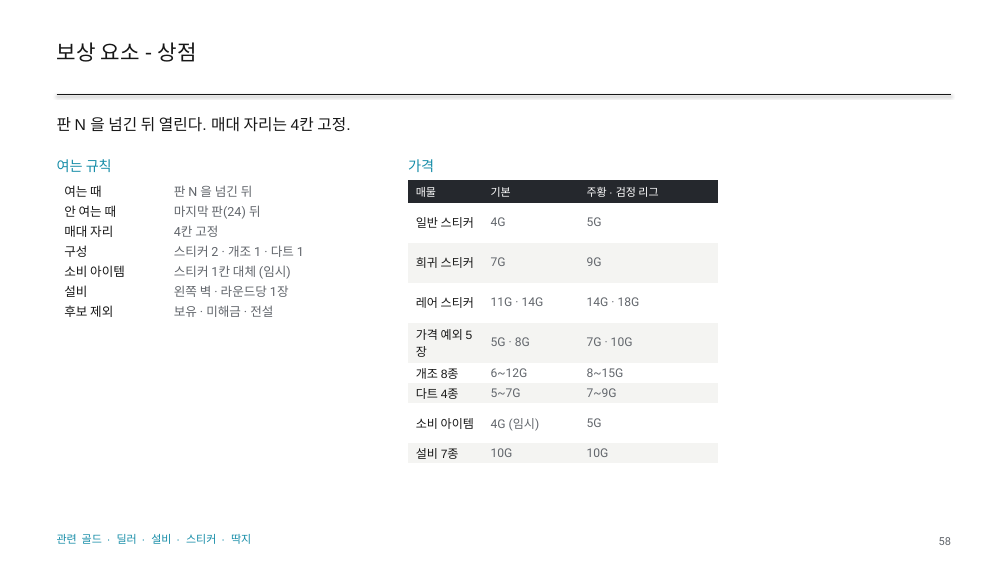
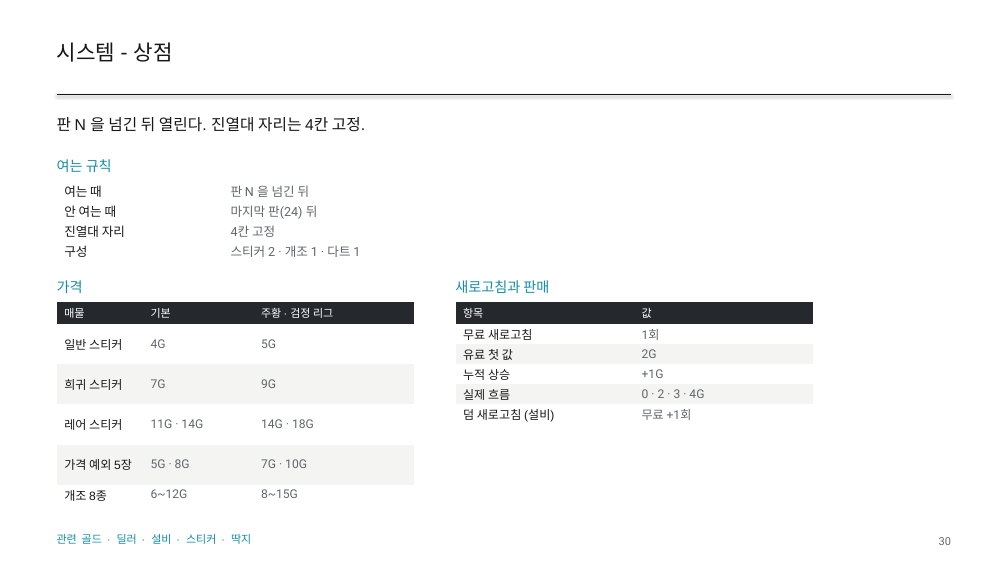
Before and after one commit to GGbong69/test-03, a slide deck: slide 30 of docs/HIGHTONE_기획서.pptx (slide 58 before the commit). Drawn at 1008x567 pixels with LibreOffice and Linux fonts; fonts in the diff are those of the drawing. Boxes give left, top, right and bottom in pixels: in the first picture for what was removed or moved away, otherwise in the second. Text is boxed around its words. In the diff, an @@ line names an element or a change of style, - is before the commit and + after.

```diff
--- a/docs/HIGHTONE_기획서.pptx
+++ b/docs/HIGHTONE_기획서.pptx
@@ text at [57,42,173,62]: text changed @@
-보상 요소 - 상점
+시스템 - 상점
@@ text at [57,117,365,132]: text changed @@
-판 N 을 넘긴 뒤 열린다. 매대 자리는 4칸 고정.
+판 N 을 넘긴 뒤 열린다. 진열대 자리는 4칸 고정.
@@ table at [57,180,951,261] @@
-row 3, column 1: 매대 자리
+row 3, column 1: 진열대 자리
-row 5: 소비 아이템 | 스티커 1칸 대체 (임시)
-row 6: 설비 | 왼쪽 벽 · 라운드당 1장
-row 7: 후보 제외 | 보유 · 미해금 · 전설
@@ table: place and size @@
-table at [57,180,367,321]
+table at [57,180,951,261]
@@ text "가격": place and size @@
-text "가격" at [408,159,434,172]
+text "가격" at [57,280,83,293]
@@ text added at [455,280,549,293], 13.5 pt, text #168DA8 @@
+새로고침과 판매
@@ table at [57,302,414,505] @@
-row 7: 다트 4종 | 5~7G | 7~9G
-row 8: 소비 아이템 | 4G (임시) | 5G
-row 9: 설비 7종 | 10G | 10G
@@ table: place and size @@
-table at [408,180,718,464]
+table at [57,302,414,505]
@@ table added at [456,302,813,426], 6 rows, 2 columns @@
+항목 | 값
+무료 새로고침 | 1회
+유료 첫 값 | 2G
+누적 상승 | +1G
+실제 흐름 | 0 · 2 · 3 · 4G
+덤 새로고침 (설비) | 무료 +1회
@@ text at [939,537,951,545]: text changed @@
-58
+30
```
Also in this commit, not shown: 44 other slides changed, 4 slides added, 49 slides removed, 3 other files.
